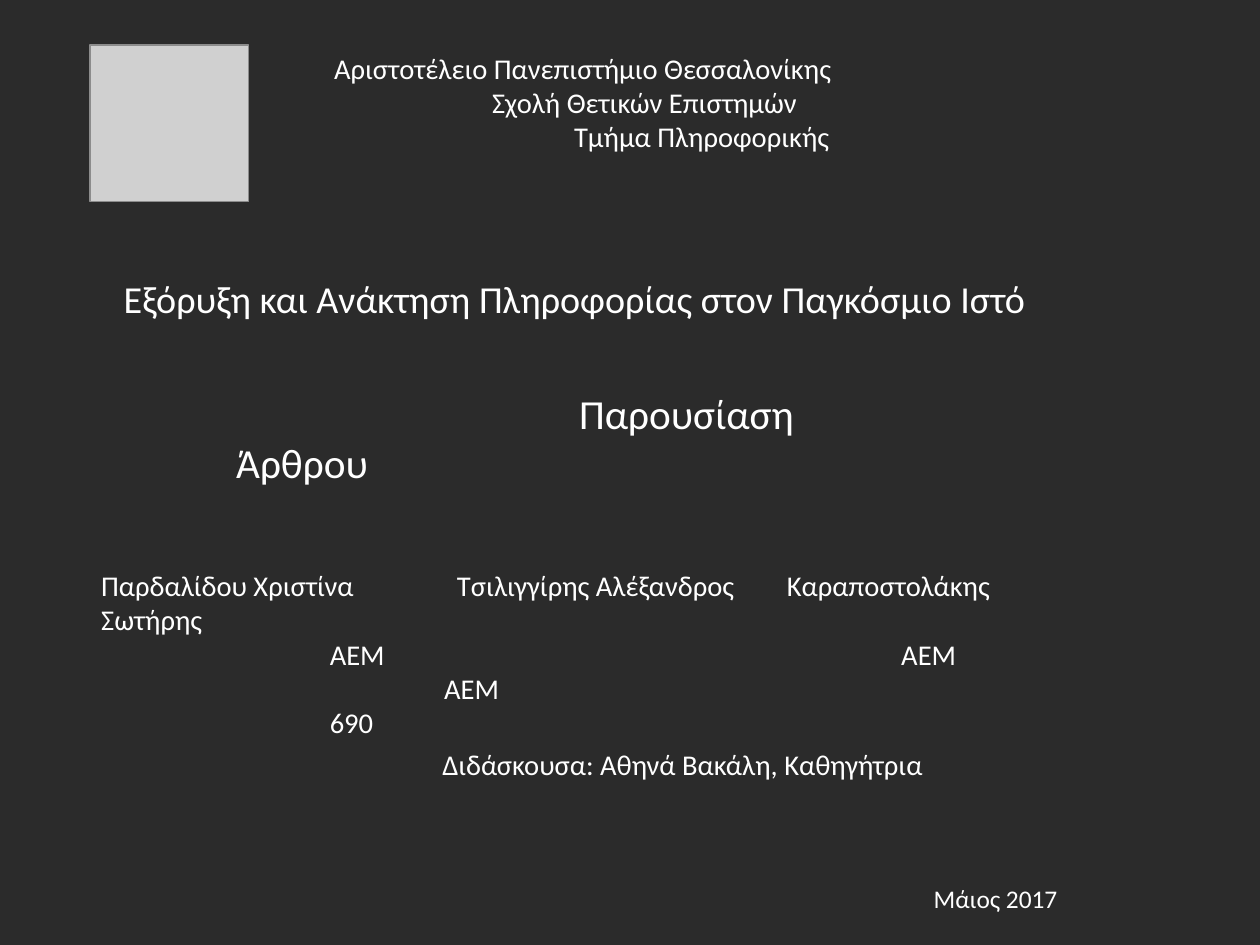
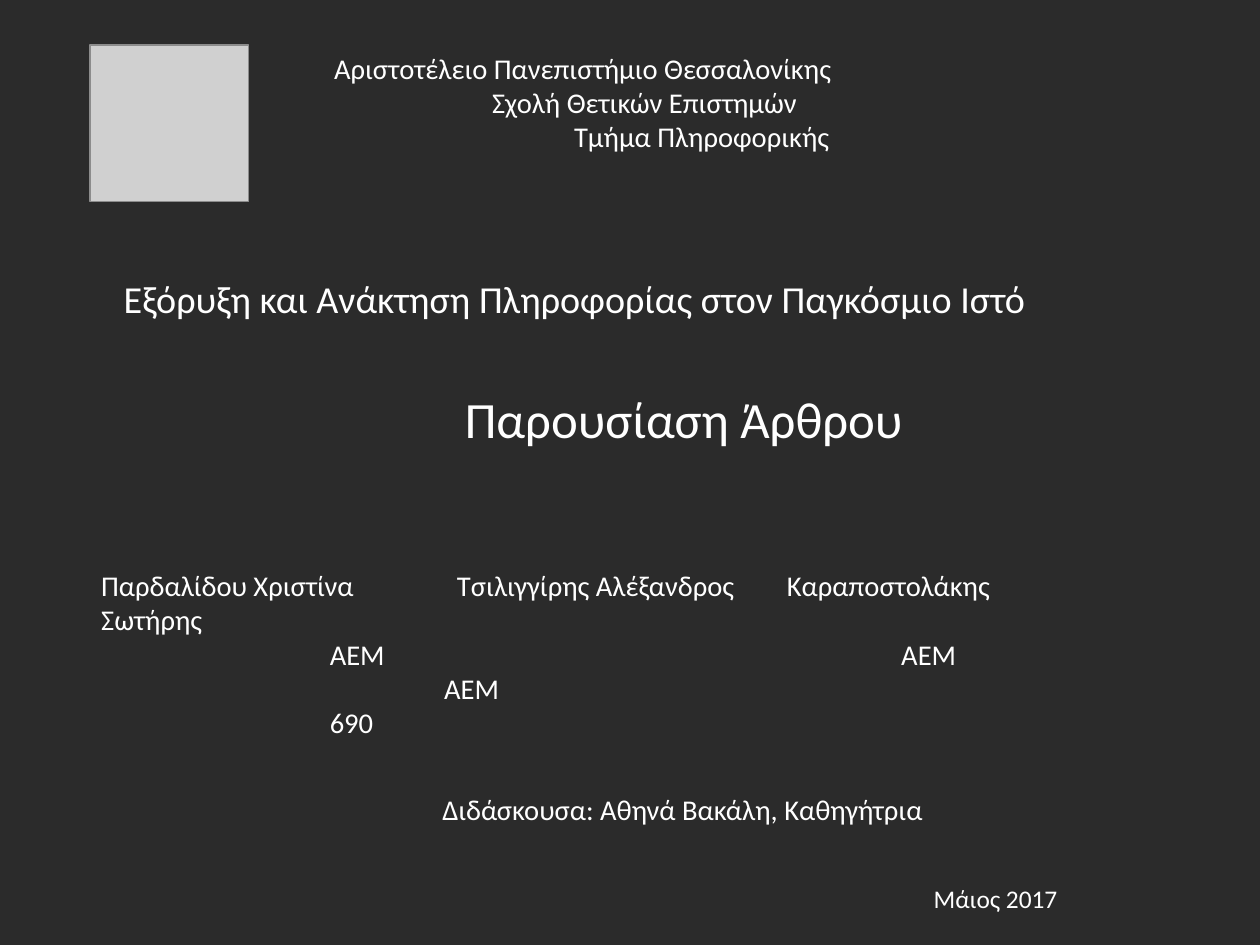
Before and after one commit to alextsil/twitter-topic-detection-and-analysis, a slide deck: slide 1 of parousiasi/presentation.odp. Drawn at 1260x945 pixels with LibreOffice and Linux fonts; fonts in the diff are those of the drawing; grey boxes stand for pictures; background and template pictures are left out; a plain dark background stands for a picture behind light text. Boxes give left, top, right and bottom in pixels: in the first picture for what was removed or moved away, otherwise in the second. Text is boxed around its words. In the diff, an @@ line names an element or a change of style, - is before the commit and + after.

```diff
--- a/parousiasi/presentation.odp
+++ b/parousiasi/presentation.odp
@@ text "Παρουσίαση Άρθρου" at box(465, 402, 902, 446): size 26 to 32 pt @@
@@ text "Διδάσκουσα: Αθηνά Βακάλη, Καθηγήτρια": place and size @@
-text "Διδάσκουσα: Αθηνά Βακάλη, Καθηγήτρια" at box(442, 755, 922, 780)
+text "Διδάσκουσα: Αθηνά Βακάλη, Καθηγήτρια" at box(442, 800, 922, 825)
```
Also in this commit, not shown: 13 slides added, 5 slides removed.
